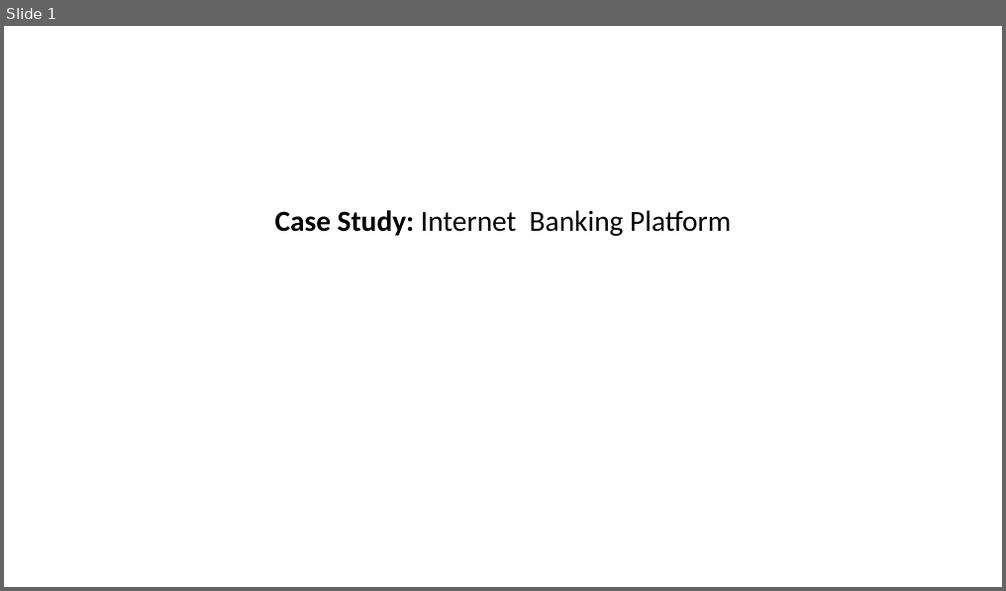
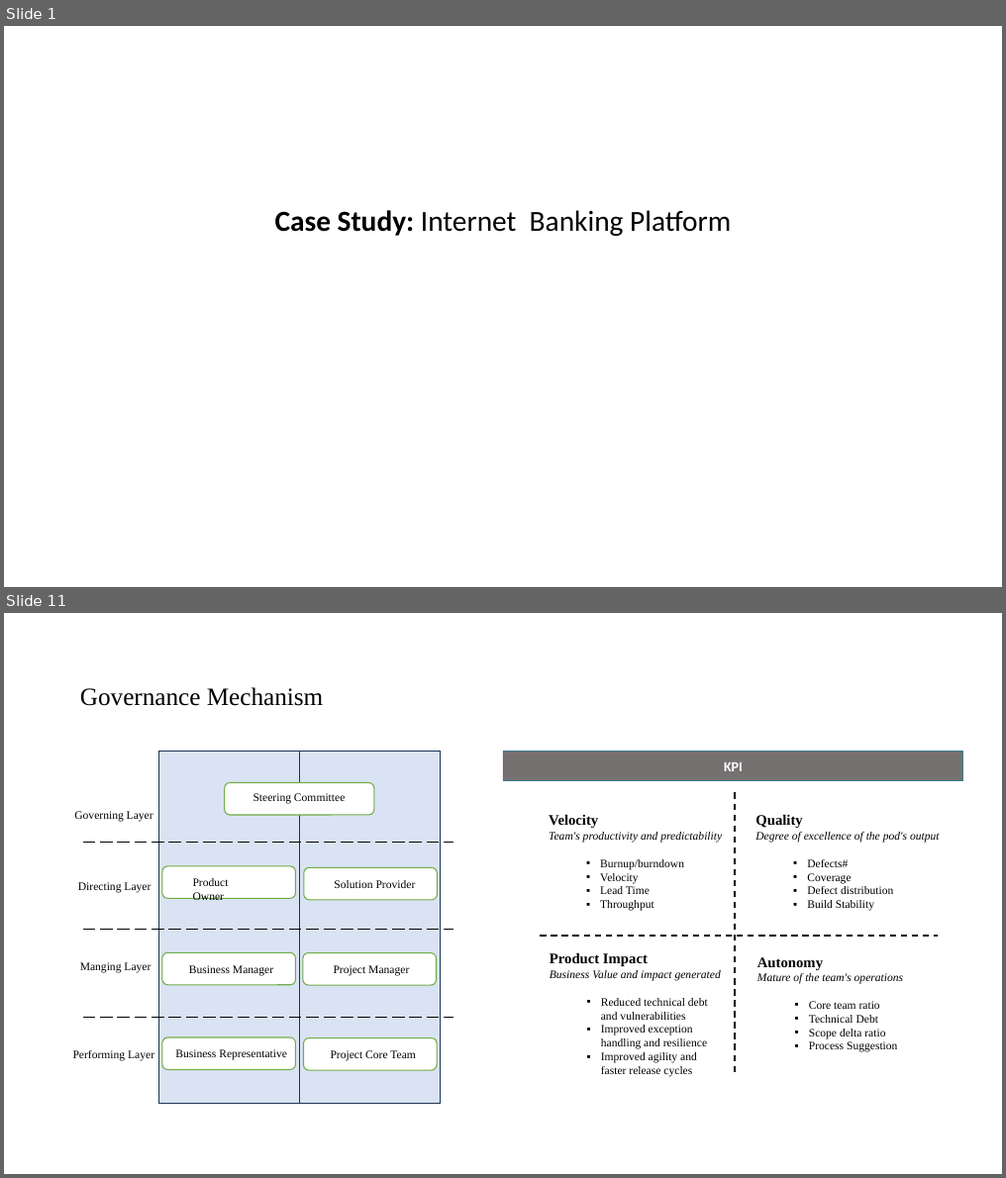
Before and after one commit to itsmeneeraj/alpha, a slide deck: Study - Note.pptx. Shown one above the other, each under a label of ours: slide 1 before the commit, slides 1 and 11 after it; the slides between them are not shown. The pictures are 1006x591 and 1006x1178 pixels, drawn with LibreOffice and Linux fonts; fonts in the diff are those of the drawing. Boxes give left, top, right and bottom in pixels: in the first picture for what was removed or moved away, otherwise in the second. Text is boxed around its words. In the diff, an @@ line names an element or a change of style, - is before the commit and + after.

```diff
--- a/Study - Note.pptx
+++ b/Study - Note.pptx
@@ slide 11 added at [4, 613, 1002, 1174], background #FFFFFF @@
@@ title added at [80, 687, 324, 706], 24 pt, text #000000 @@
+Governance Mechanism
@@ rectangle added at [503, 752, 963, 780], fill #767171, outline #3C7C90 0.85 pt, 13.3 pt, text #FFFFFF, bold @@
+KPI
@@ text added at [548, 814, 722, 911], 11 pt, text #000000 @@
+Velocity
+Team's productivity and predictability
+  ▪ Burnup/burndown
+  ▪ Velocity
+  ▪ Lead Time
+  ▪ Throughput
@@ line added from (735, 792) to (735, 1075), #000000 1.5 pt dashed @@
@@ text added at [755, 814, 940, 911], 11 pt, text #000000 @@
+Quality
+Degree of excellence of the pod's output
+  ▪ Defects#
+  ▪ Coverage
+  ▪ Defect distribution
+  ▪ Build Stability
@@ line added from (540, 937) to (938, 937), #000000 1.5 pt dashed @@
@@ text added at [549, 953, 721, 1077], 11 pt, text #000000 @@
+Product Impact
+Business Value and impact generated
+  ▪ Reduced technical debt and vulnerabilities
+  ▪ Improved exception handling and resilience
+  ▪ Improved agility and faster release cycles
@@ text added at [757, 958, 903, 1053], 11 pt, text #000000 @@
+Autonomy
+Mature of the team's operations
+  ▪ Core team ratio
+  ▪ Technical Debt
+  ▪ Scope delta ratio
+  ▪ Process Suggestion
@@ group added at [73, 752, 453, 1103]: 11 texts, 8 rounded rectangles, 3 lines, 2 rectangles @@
+Steering Committee
+Product Owner
+Business Manager
+Solution Provider
+Project Manager
+Governing Layer
+Directing Layer
+Manging Layer
+Performing Layer
+Project Core Team
+Business Representative
```
Also in this commit, not shown: 6 slides changed, 5 other slides added, 2 slides removed, 1 other file.
